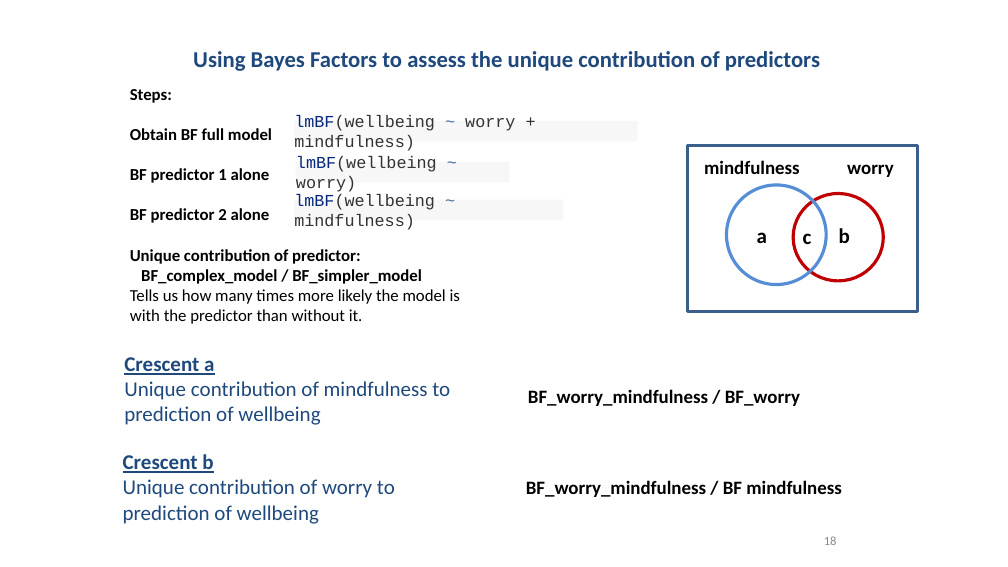
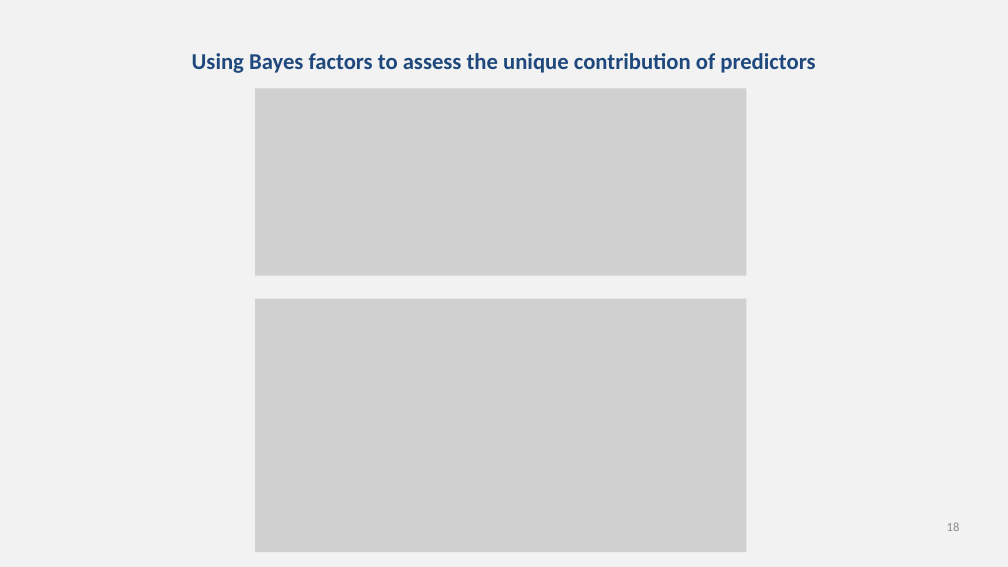
Before and after one commit to chrisjberry/datafluencyCB, a slide deck: slide 18 of docs/slides/PSYC753_L2_MultipleRegression1.pptx. Drawn at 1008x567 pixels with LibreOffice and Linux fonts; fonts in the diff are those of the drawing; grey boxes stand for pictures. Boxes give left, top, right and bottom in pixels: in the first picture for what was removed or moved away, otherwise in the second. Text is boxed around its words. In the diff, an @@ line names an element or a change of style, - is before the commit and + after.

Commit message:
update slides

```diff
--- a/docs/slides/PSYC753_L2_MultipleRegression1.pptx
+++ b/docs/slides/PSYC753_L2_MultipleRegression1.pptx
@@ background #FFFFFF to #F2F2F2 @@
@@ title at (192, 53, 815, 73): text changed @@
-Using Bayes Factors to assess the unique contribution of predictors
+Using Bayes factors to assess the unique contribution of predictors
@@ text removed at (130, 89, 460, 324) @@
-Steps:
-Obtain BF full model
-BF predictor 1 alone
-BF predictor 2 alone
-Unique contribution of predictor:
-BF_complex_model / BF_simpler_model
-Tells us how many times more likely the model is with the predictor than without it.
@@ picture added at (256, 88, 747, 276) @@
@@ rectangle removed at (294, 121, 637, 141) @@
-lmBF(wellbeing ~ worry + mindfulness)
@@ rectangle removed at (688, 145, 918, 312) @@
@@ rectangle removed at (296, 162, 510, 182) @@
-lmBF(wellbeing ~ worry)
@@ text removed at (704, 160, 800, 174) @@
-mindfulness
@@ text removed at (847, 164, 893, 177) @@
-worry
@@ rectangle removed at (294, 200, 563, 220) @@
-lmBF(wellbeing ~ mindfulness)
@@ ellipse removed at (727, 185, 827, 285) @@
@@ ellipse removed at (793, 194, 883, 281) @@
@@ text removed at (757, 232, 767, 243) @@
-a
@@ text removed at (803, 233, 812, 244) @@
-c
@@ text removed at (839, 228, 850, 243) @@
-b
@@ picture added at (256, 299, 747, 552) @@
@@ text removed at (124, 357, 450, 425) @@
-Crescent a
-Unique contribution of mindfulness to prediction of wellbeing
@@ text removed at (528, 389, 800, 406) @@
-BF_worry_mindfulness / BF_worry
@@ text removed at (123, 454, 395, 524) @@
-Crescent b
-Unique contribution of worry to prediction of wellbeing
@@ text removed at (526, 480, 842, 497) @@
-BF_worry_mindfulness / BF mindfulness
@@ page number: place and size @@
-page number at (824, 536, 837, 545)
+page number at (947, 522, 960, 531)
```
Also in this commit, not shown: 19 other slides changed, 1 slide added, 1 other file.
